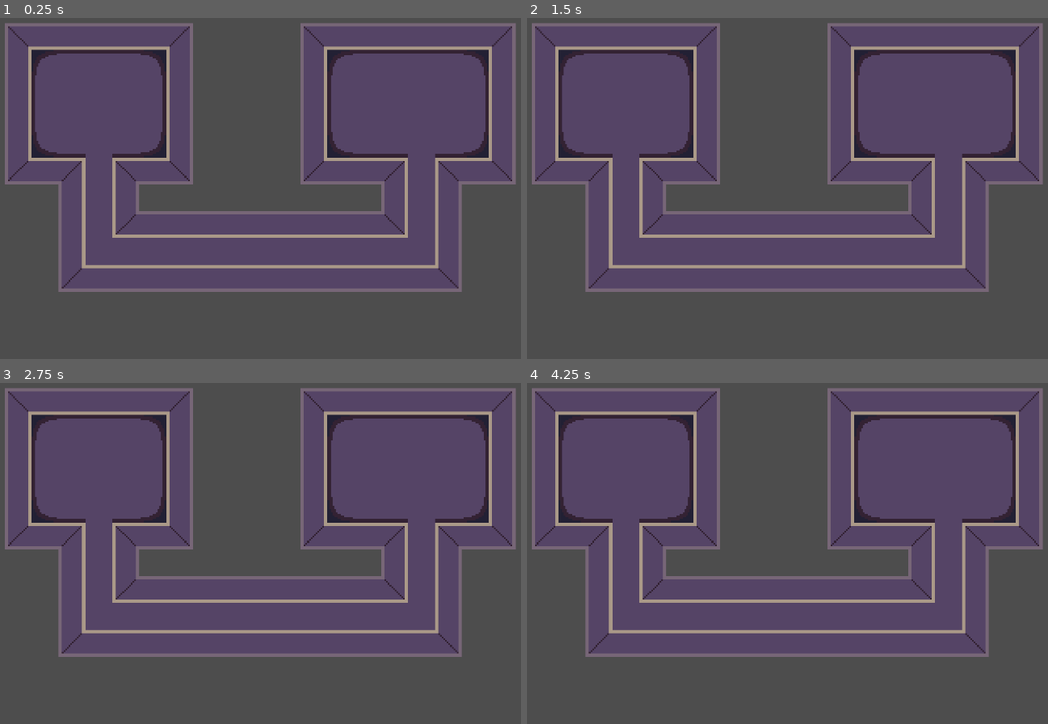
Above: before the commit, frames 1-4 (two rows, left to right).
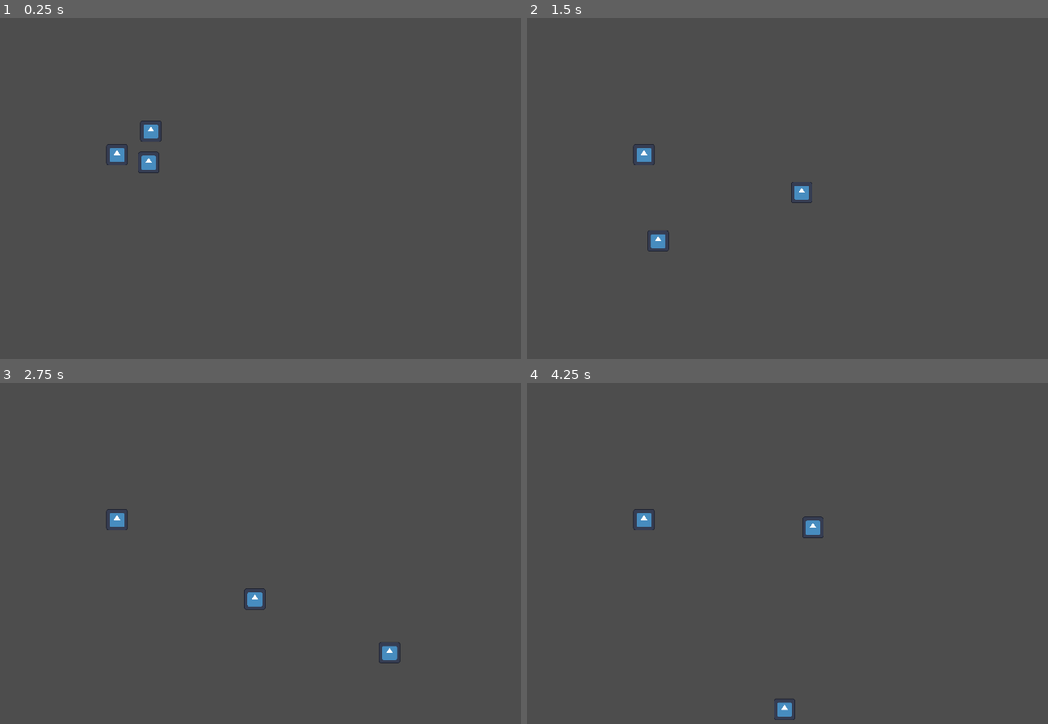
Above: after the commit, the same moments.

Repository: Nebulea-dev/Task-tastrophe
Game: Godot game, scene res://Level1.tscn
Same seed, same stepped clock (60 frames per second), same inputs: the game is played once before the commit and once after it. Before the commit the project starts from res://Tilemap_test.tscn. The engine's default icon, where the game draws it, is replaced by a stand-in: a white triangle on a blue panel in a dark square.
Inputs:
- Up to frame 1 (0.25 s): no input
- Up to frame 2 (1.5 s): tap Enter at 0.5 s; hold D (player1_right, bound only after the commit) 0.53-1.28 s; hold Down (player2_down, bound only after the commit) 0.53-1.28 s; tap Left (player2_left, bound only after the commit) at 0.8, 1.35 s; hold S (player1_down, bound only after the commit) from 1.28 s (still down)
- Up to frame 3 (2.75 s): tap Right (player2_right, bound only after the commit) at 1.55 s; release S (player1_down, bound only after the commit) at 2.03 s; hold D (player1_right, bound only after the commit) from 2.03 s (still down); hold Right (player2_right, bound only after the commit) from 2.03 s (still down); tap Up (player2_up, bound only after the commit) at 2.3 s
- Up to frame 4 (4.25 s): release D (player1_right, bound only after the commit) at 2.78 s; release Right (player2_right, bound only after the commit) at 2.78 s; hold W (player1_up, bound only after the commit) 2.78-3.53 s; tap Up (player2_up, bound only after the commit) at 2.85 s; tap Down (player2_down, bound only after the commit) at 3.05 s; hold A (player1_left, bound only after the commit) from 3.53 s (still down); hold Down (player2_down, bound only after the commit) from 3.53 s (still down); tap Left (player2_left, bound only after the commit) at 3.8 s

The runs differ from the first frame. In frame 1, 57% of the frame differs, in the area x 0-99%, y 1-81%; in frame 2, 57%; in frame 3, 57%; in frame 4, 57%, in the area x 0-99%, y 1-99%.

Commit message:
feat: Basic PLayer Movement

Diff:
--- /dev/null
+++ b/Level1.tscn
@@ -0,0 +1,14 @@
+[gd_scene load_steps=4 format=3 uid="uid://d4mn600oe432k"]
+
+[ext_resource type="PackedScene" uid="uid://cltd17pa5qo4o" path="res://objects/managers/PlayersManager.tscn" id="1_2wjc7"]
+[ext_resource type="Script" path="res://level_1.gd" id="1_w68es"]
+[ext_resource type="PackedScene" uid="uid://c5jgntdpyqlxn" path="res://objects/InputManager.tscn" id="2_4bkhm"]
+
+[node name="Level1" type="Node2D"]
+script = ExtResource("1_w68es")
+
+[node name="PlayersManager" parent="." node_paths=PackedStringArray("inputManagerNode") instance=ExtResource("1_2wjc7")]
+position = Vector2(579, 310)
+inputManagerNode = NodePath("../InputManager")
+
+[node name="InputManager" parent="." instance=ExtResource("2_4bkhm")]
--- /dev/null
+++ b/level_1.gd
@@ -0,0 +1,11 @@
+extends Node2D
+
+
+# Called when the node enters the scene tree for the first time.
+func _ready() -> void:
+	pass # Replace with function body.
+
+
+# Called every frame. 'delta' is the elapsed time since the previous frame.
+func _process(delta: float) -> void:
+	pass
--- /dev/null
+++ b/objects/InputManager.tscn
@@ -0,0 +1,6 @@
+[gd_scene load_steps=2 format=3 uid="uid://c5jgntdpyqlxn"]
+
+[ext_resource type="Script" path="res://objects/input_manager.gd" id="1_m4sk4"]
+
+[node name="InputManager" type="Node"]
+script = ExtResource("1_m4sk4")
--- /dev/null
+++ b/objects/input_manager.gd
@@ -0,0 +1,58 @@
+extends Node
+
+signal move_vertical_update(move_y : Array[float])
+signal move_horizontal_update(move_x : Array[float])
+
+static var move_directions_x:Array[float] = [0,0,0]
+static var move_directions_y:Array[float] = [0,0,0]
+
+
+# Called when the node enters the scene tree for the first time.
+func _ready() -> void:
+	pass # Replace with function body.
+
+
+# Called every frame. 'delta' is the elapsed time since the previous frame.
+func _process(delta: float) -> void:
+	update_vertical_input()
+	update_horizontal_input()
+
+
+func update_vertical_input() -> void:
+	if Input.is_action_pressed("player1_up"):
+		move_directions_y[0] = -Input.get_action_strength("player1_up")
+	else:
+		if Input.is_action_pressed("player1_down"):
+			move_directions_y[0] = Input.get_action_strength("player1_down")
+		else:
+			move_directions_y[0] = 0
+
+	if Input.is_action_pressed("player2_up"):
+		move_directions_y[1] = -Input.get_action_strength("player2_up")
+	else:
+		if Input.is_action_pressed("player2_down"):
+			move_directions_y[1] = Input.get_action_strength("player2_down")
+		else:
+			move_directions_y[1] = 0
+	move_vertical_update.emit(move_directions_y)
+
+
+
+func update_horizontal_input() -> void:
+	if Input.is_action_pressed("player1_left"):
+		move_directions_x[0] = -Input.get_action_strength("player1_left")
+	else:
+		if Input.is_action_pressed("player1_right"):
+			move_directions_x[0] = Input.get_action_strength("player1_right")
+		else:
+			move_directions_x[0] = 0
+
+	if Input.is_action_pressed("player2_left"):
+		move_directions_x[1] = -Input.get_action_strength("player2_left")
+	else:
+		if Input.is_action_pressed("player2_right"):
+			move_directions_x[1] = Input.get_action_strength("player2_right")
+		else:
+			move_directions_x[1] = 0
+
+	move_horizontal_update.emit(move_directions_x)
--- /dev/null
+++ b/objects/managers/PlayersManager.tscn
@@ -0,0 +1,6 @@
+[gd_scene load_steps=2 format=3 uid="uid://cltd17pa5qo4o"]
+
+[ext_resource type="Script" path="res://objects/managers/players_manager.gd" id="1_r4l00"]
+
+[node name="PlayersManager" type="Node2D"]
+script = ExtResource("1_r4l00")
--- /dev/null
+++ b/objects/managers/players_manager.gd
@@ -0,0 +1,21 @@
+extends Node2D
+
+@export var inputManagerNode: Node
+
+var res_player = preload("res://objects/player/Player.tscn")
+
+var nb_players: int = 3
+
+
+# TODO setup player positions with the map
+
+# Called when the node enters the scene tree for the first time.
+func _ready() -> void:
+	for id in range(nb_players):
+		var player = res_player.instantiate()
+		player.playerIndex = id
+		player.set_global_position(Vector2(randi_range(0, 200), randi_range(0, 200)))
+
+		inputManagerNode.move_vertical_update.connect(player._on_player_move_y)
+		inputManagerNode.move_horizontal_update.connect(player._on_player_move_x)
+		call_deferred("add_child", player)
--- /dev/null
+++ b/objects/player/Player.tscn
@@ -0,0 +1,17 @@
+[gd_scene load_steps=4 format=3 uid="uid://dhru8eoictckp"]
+
+[ext_resource type="Script" path="res://objects/player/player.gd" id="1_6fskp"]
+[ext_resource type="Texture2D" uid="uid://kp58jm4lr4ax" path="res://icon.svg" id="1_h82jh"]
+
+[sub_resource type="CircleShape2D" id="CircleShape2D_28sgs"]
+radius = 40.0
+
+[node name="Player" type="CharacterBody2D"]
+script = ExtResource("1_6fskp")
+
+[node name="Icon" type="Sprite2D" parent="."]
+scale = Vector2(0.5, 0.5)
+texture = ExtResource("1_h82jh")
+
+[node name="CollisionShape2D" type="CollisionShape2D" parent="."]
+shape = SubResource("CircleShape2D_28sgs")
--- /dev/null
+++ b/objects/player/player.gd
@@ -0,0 +1,32 @@
+extends CharacterBody2D
+
+
+var playerIndex : int = 0
+var currentSpeed : Vector2 = Vector2(0, 0)
+var targetDir : Vector2 = Vector2(0, 0)
+var speed : int = 500
+#var acceleration_frames = 10
+
+# Called when the node enters the scene tree for the first time.
+func _ready() -> void:
+	pass # Replace with function body.
+
+
+# Called every frame. 'delta' is the elapsed time since the previous frame.
+func _process(delta: float) -> void:
+	currentSpeed = targetDir * speed
+	#currentSpeed += (targetDir * speed) / acceleration_frames
+	#if currentSpeed.length() > speed:
+		#currentSpeed = targetDir
+	move_and_collide(currentSpeed * delta);
+
+
+func _on_player_move_x(move_x : Array[float]) -> void:
+	targetDir.x = move_x[playerIndex]
+	if targetDir.length() > 1:
+		targetDir = targetDir.normalized()
+
+func _on_player_move_y(move_y : Array[float]) -> void:
+	targetDir.y = move_y[playerIndex]
+	if targetDir.length() > 1:
+		targetDir = targetDir.normalized()
--- a/project.godot
+++ b/project.godot
@@ -11,7 +11,7 @@
 [application]
 
 config/name="Task-tastrophe"
-run/main_scene="res://Tilemap_test.tscn"
+run/main_scene="res://Level1.tscn"
 config/features=PackedStringArray("4.3", "Mobile")
 config/icon="res://icon.svg"
 
@@ -25,6 +25,57 @@
 
 enabled=PackedStringArray("res://addons/AsepriteWizard/plugin.cfg")
 
+[input]
+
+player1_up={
+"deadzone": 0.5,
+"events": [Object(InputEventKey,"resource_local_to_scene":false,"resource_name":"","device":-1,"window_id":0,"alt_pressed":false,"shift_pressed":false,"ctrl_pressed":false,"meta_pressed":false,"pressed":false,"keycode":0,"physical_keycode":87,"key_label":0,"unicode":122,"location":0,"echo":false,"script":null)
+, Object(InputEventJoypadMotion,"resource_local_to_scene":false,"resource_name":"","device":0,"axis":1,"axis_value":-1.0,"script":null)
+]
+}
+player1_down={
+"deadzone": 0.5,
+"events": [Object(InputEventKey,"resource_local_to_scene":false,"resource_name":"","device":-1,"window_id":0,"alt_pressed":false,"shift_pressed":false,"ctrl_pressed":false,"meta_pressed":false,"pressed":false,"keycode":0,"physical_keycode":83,"key_label":0,"unicode":115,"location":0,"echo":false,"script":null)
+, Object(InputEventJoypadMotion,"resource_local_to_scene":false,"resource_name":"","device":0,"axis":1,"axis_value":1.0,"script":null)
+]
+}
+player1_left={
+"deadzone": 0.5,
+"events": [Object(InputEventKey,"resource_local_to_scene":false,"resource_name":"","device":-1,"window_id":0,"alt_pressed":false,"shift_pressed":false,"ctrl_pressed":false,"meta_pressed":false,"pressed":false,"keycode":0,"physical_keycode":65,"key_label":0,"unicode":113,"location":0,"echo":false,"script":null)
+, Object(InputEventJoypadMotion,"resource_local_to_scene":false,"resource_name":"","device":0,"axis":0,"axis_value":-1.0,"script":null)
+]
+}
+player1_right={
+"deadzone": 0.5,
+"events": [Object(InputEventKey,"resource_local_to_scene":false,"resource_name":"","device":-1,"window_id":0,"alt_pressed":false,"shift_pressed":false,"ctrl_pressed":false,"meta_pressed":false,"pressed":false,"keycode":0,"physical_keycode":68,"key_label":0,"unicode":100,"location":0,"echo":false,"script":null)
+, Object(InputEventJoypadMotion,"resource_local_to_scene":false,"resource_name":"","device":0,"axis":0,"axis_value":1.0,"script":null)
+]
+}
+player2_up={
+"deadzone": 0.5,
+"events": [Object(InputEventKey,"resource_local_to_scene":false,"resource_name":"","device":-1,"window_id":0,"alt_pressed":false,"shift_pressed":false,"ctrl_pressed":false,"meta_pressed":false,"pressed":false,"keycode":0,"physical_keycode":4194320,"key_label":0,"unicode":0,"location":0,"echo":false,"script":null)
+, Object(InputEventJoypadMotion,"resource_local_to_scene":false,"resource_name":"","device":1,"axis":1,"axis_value":-1.0,"script":null)
+]
+}
+player2_down={
+"deadzone": 0.5,
+"events": [Object(InputEventKey,"resource_local_to_scene":false,"resource_name":"","device":-1,"window_id":0,"alt_pressed":false,"shift_pressed":false,"ctrl_pressed":false,"meta_pressed":false,"pressed":false,"keycode":0,"physical_keycode":4194322,"key_label":0,"unicode":0,"location":0,"echo":false,"script":null)
+, Object(InputEventJoypadMotion,"resource_local_to_scene":false,"resource_name":"","device":1,"axis":1,"axis_value":1.0,"script":null)
+]
+}
+player2_left={
+"deadzone": 0.5,
+"events": [Object(InputEventKey,"resource_local_to_scene":false,"resource_name":"","device":-1,"window_id":0,"alt_pressed":false,"shift_pressed":false,"ctrl_pressed":false,"meta_pressed":false,"pressed":false,"keycode":0,"physical_keycode":4194319,"key_label":0,"unicode":0,"location":0,"echo":false,"script":null)
+, Object(InputEventJoypadMotion,"resource_local_to_scene":false,"resource_name":"","device":1,"axis":0,"axis_value":-1.0,"script":null)
+]
+}
+player2_right={
+"deadzone": 0.5,
+"events": [Object(InputEventKey,"resource_local_to_scene":false,"resource_name":"","device":-1,"window_id":0,"alt_pressed":false,"shift_pressed":false,"ctrl_pressed":false,"meta_pressed":false,"pressed":false,"keycode":0,"physical_keycode":4194321,"key_label":0,"unicode":0,"location":0,"echo":false,"script":null)
+, Object(InputEventJoypadMotion,"resource_local_to_scene":false,"resource_name":"","device":1,"axis":0,"axis_value":1.0,"script":null)
+]
+}
+
 [rendering]
 
 textures/canvas_textures/default_texture_filter=0
Not shown, changed: Aseprite/Tilemap.aseprite.import
